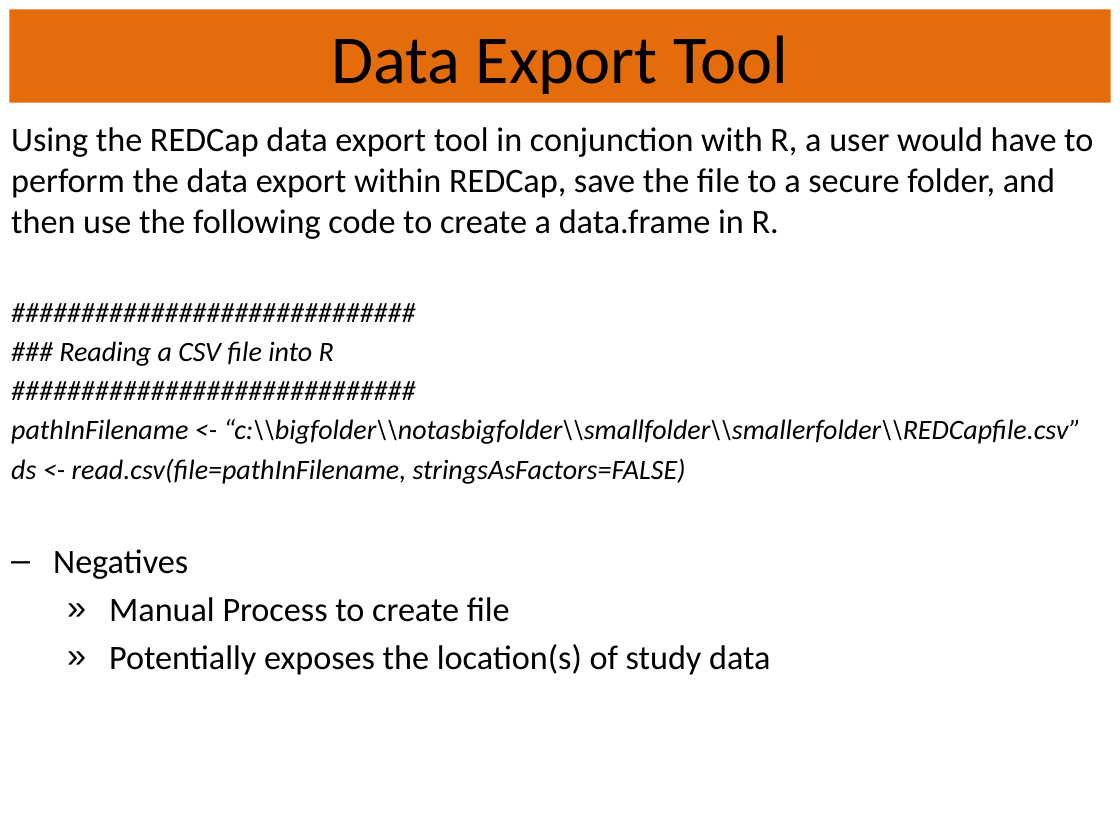
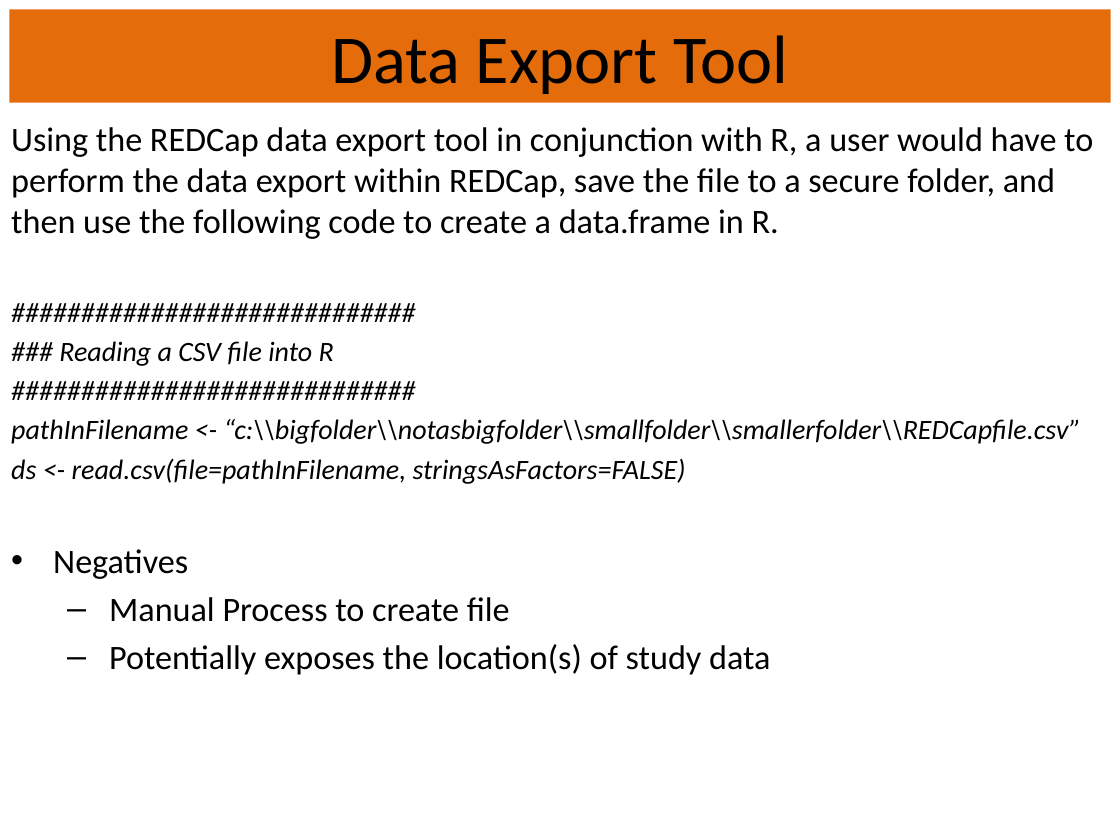
Before and after one commit to OuhscBbmc/RedcapExamplesAndPatterns, a slide deck: slide 9 of Publications/Presentation2014-04-07-MIECHV Paper Discussion/REDCapR.pptx. Drawn at 1120x840 pixels with LibreOffice and Linux fonts; fonts in the diff are those of the drawing. Boxes give left, top, right and bottom in pixels: in the first picture for what was removed or moved away, otherwise in the second. Text is boxed around its words. In the diff, an @@ line names an element or a change of style, - is before the commit and + after.

```diff
--- a/Publications/Presentation2014-04-07-MIECHV Paper Discussion/REDCapR.pptx
+++ b/Publications/Presentation2014-04-07-MIECHV Paper Discussion/REDCapR.pptx
@@ text at [53, 549, 770, 675]: bullet – to •; bullet » to – @@
```
Also in this commit, not shown: 15 other slides changed, 3 slides added.
